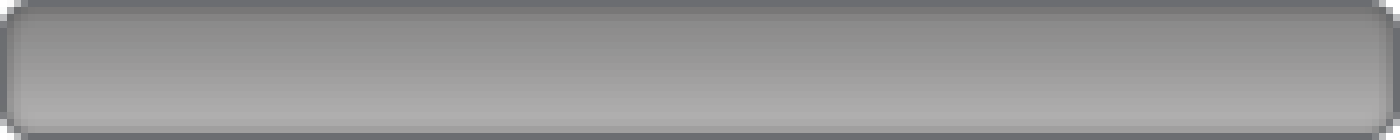
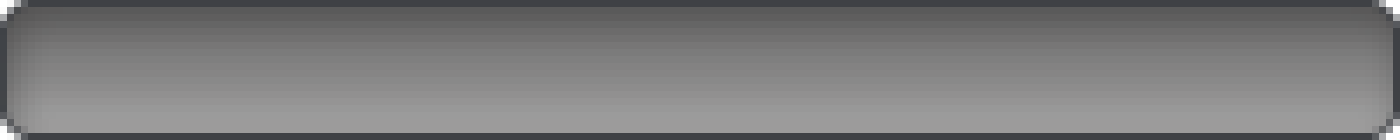
Layers edited between the first and the second 1400px x 140px image:
pixels changed over (0, 0, 1400, 140) (layer not identified)
